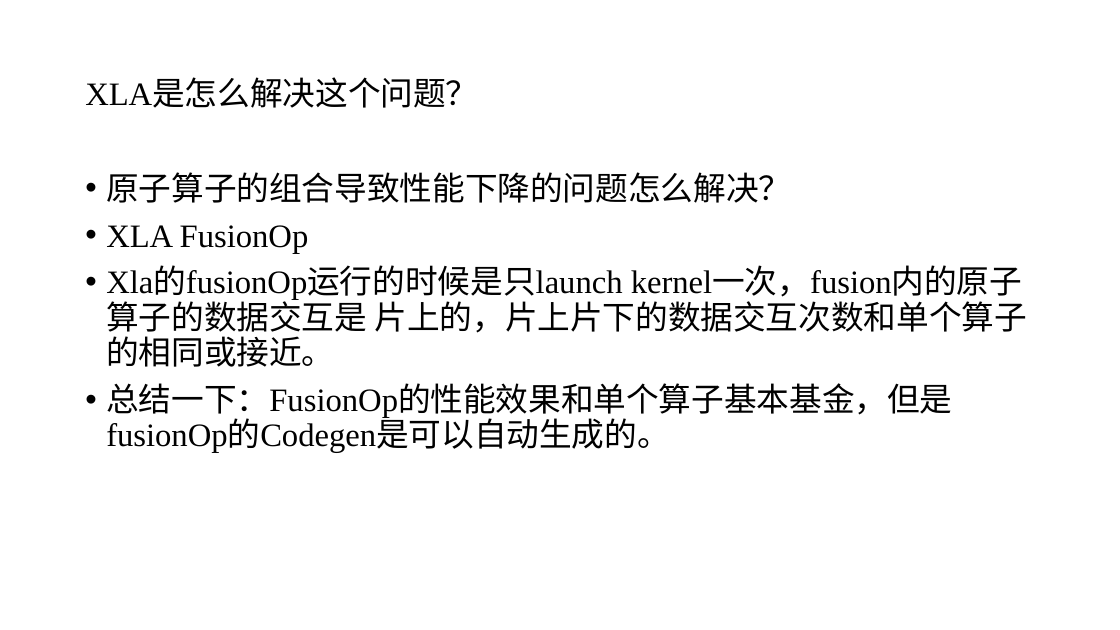
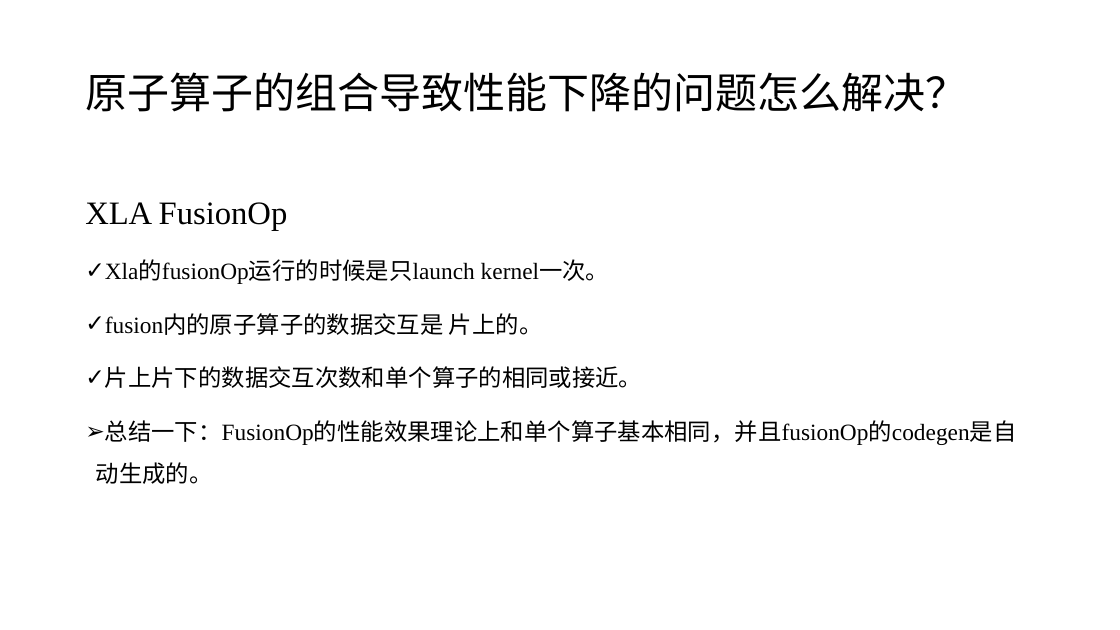
Before and after one commit to EchoWangHF/Blogs, a slide deck: slide 7 of xla/xla简介.pptx (slide 6 before the commit). Drawn at 1120x630 pixels with LibreOffice and Linux fonts; fonts in the diff are those of the drawing. Boxes give left, top, right and bottom in pixels: in the first picture for what was removed or moved away, otherwise in the second. Text is boxed around its words. In the diff, an @@ line names an element or a change of style, - is before the commit and + after.

```diff
--- a/xla/xla简介.pptx
+++ b/xla/xla简介.pptx
@@ text at (85, 72, 967, 112): text changed; size 28 to 36 pt @@
-XLA是怎么解决这个问题？
+原子算子的组合导致性能下降的问题怎么解决？
@@ text at (106, 172, 791, 203): paragraph removed @@
-• 原子算子的组合导致性能下降的问题怎么解决？
@@ text at (85, 202, 288, 230): bullet • to none; line spacing 0.9 to 1.5 @@
@@ text at (96, 261, 1017, 484): text changed; size 28 to 20 pt @@
-• Xla的fusionOp运行的时候是只launch kernel一次，fusion内的原子算子的数据交互是 片上的，片上片下的数据交互次数和单个算子的相同或接近。
-• 总结一下：FusionOp的性能效果和单个算子基本基金，但是fusionOp的Codegen是可以自动生成的。
+✓ Xla的fusionOp运行的时候是只launch kernel一次。
+✓ fusion内的原子算子的数据交互是 片上的。
+✓ 片上片下的数据交互次数和单个算子的相同或接近。
+➢ 总结一下：FusionOp的性能效果理论上和单个算子基本相同，并且fusionOp的codegen是自动生成的。
```
Also in this commit, not shown: 25 other slides changed, 7 slides added, 2 slides removed.
